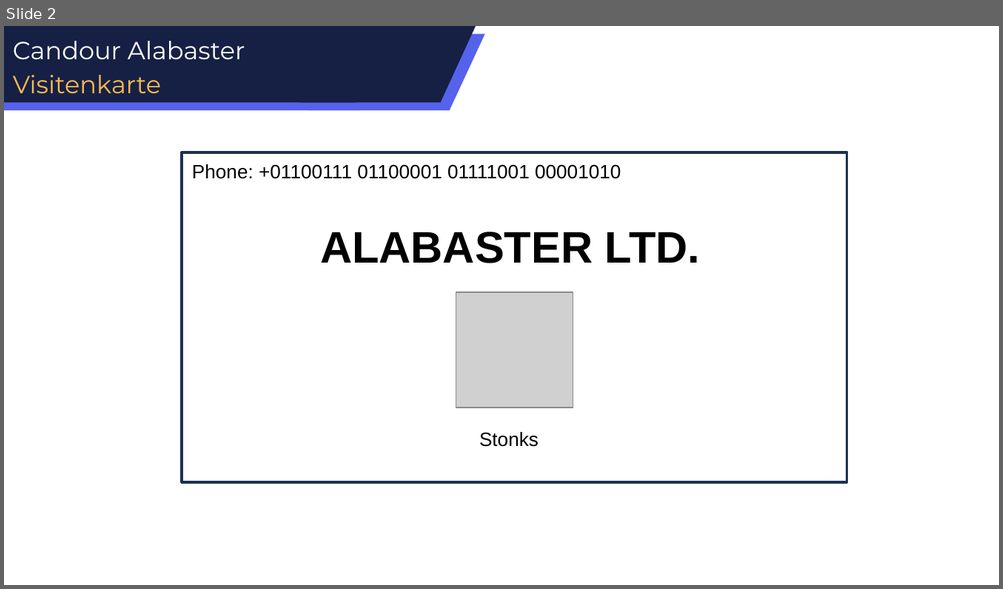
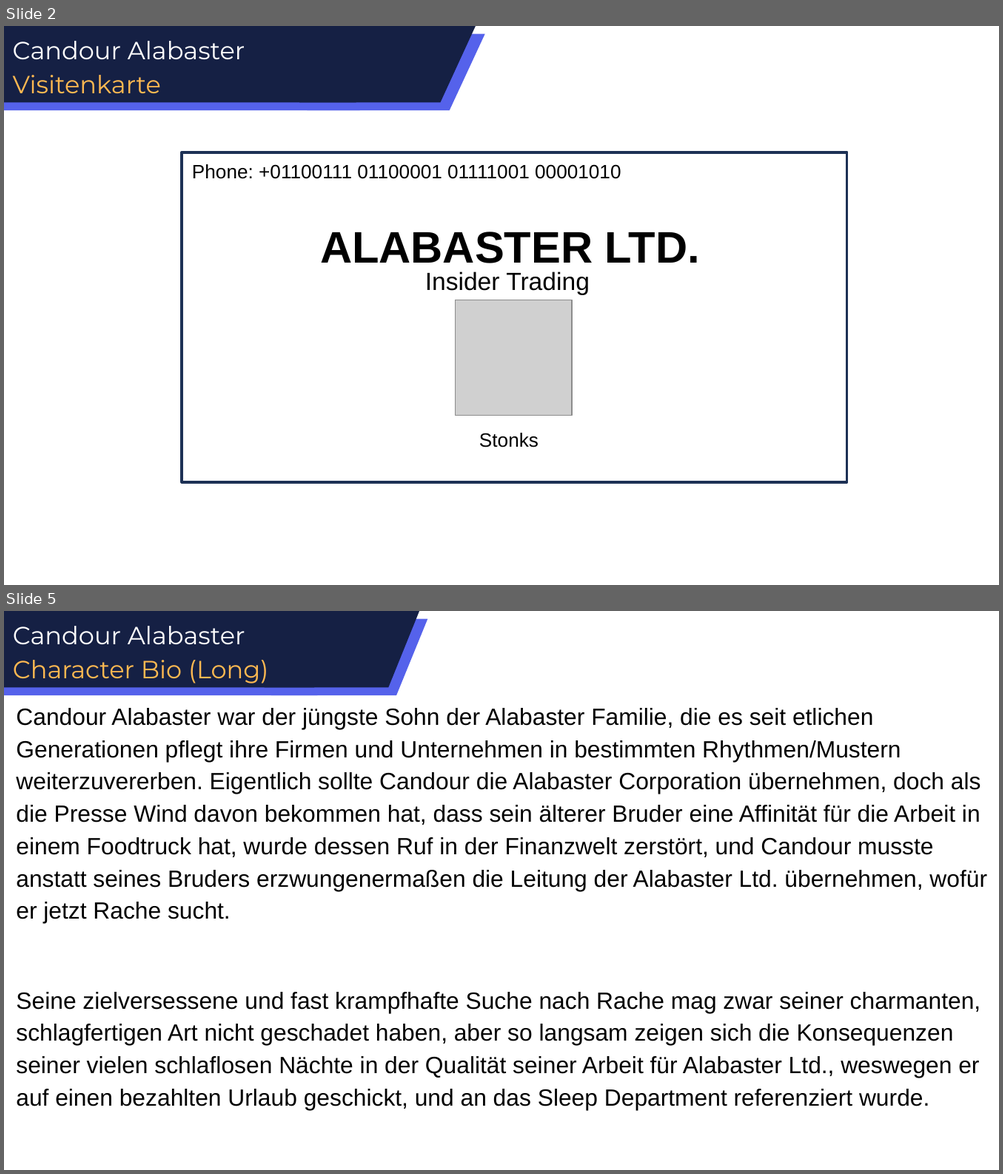
Before and after one commit to E1kari/Game-Jaaaam, a slide deck: Design Stuff/Narrativ/Kunden/2.1 Candour Alabaster.pptx. Shown one above the other, each under a label of ours: slide 2 before the commit, slides 2 and 5 after it; the slides between them are not shown. The pictures are 1003x589 and 1003x1174 pixels, drawn with LibreOffice and Linux fonts; fonts in the diff are those of the drawing; grey boxes stand for pictures. Boxes give left, top, right and bottom in pixels: in the first picture for what was removed or moved away, otherwise in the second. Text is boxed around its words. In the diff, an @@ line names an element or a change of style, - is before the commit and + after.

```diff
--- a/Design Stuff/Narrativ/Kunden/2.1 Candour Alabaster.pptx
+++ b/Design Stuff/Narrativ/Kunden/2.1 Candour Alabaster.pptx
@@ slide 5 added at box(4, 611, 999, 1170), background #FFFFFF @@
@@ text added at box(13, 626, 268, 684), 18 pt, text #FFB951 @@
+Candour Alabaster
+Character Bio (Long)
@@ group added at box(4, 611, 427, 695): 2 rectangles, 2 flow chart input outputs @@
@@ text added at box(16, 708, 987, 1111), 17 pt, text #000000 @@
+Candour Alabaster war der jüngste Sohn der Alabaster Familie, die es seit etlichen Generationen pflegt ihre Firmen und Unternehmen in bestimmten Rhythmen/Mustern weiterzuvererben. Eigentlich sollte Candour die Alabaster Corporation übernehmen, doch als die Presse Wind davon bekommen hat, dass sein älterer Bruder eine Affinität für die Arbeit in einem Foodtruck hat, wurde dessen Ruf in der Finanzwelt zerstört, und Candour musste anstatt seines Bruders erzwungenermaßen die Leitung der Alabaster Ltd. übernehmen, wofür er jetzt Rache sucht.
+Seine zielversessene und fast krampfhafte Suche nach Rache mag zwar seiner charmanten, schlagfertigen Art nicht geschadet haben, aber so langsam zeigen sich die Konsequenzen seiner vielen schlaflosen Nächte in der Qualität seiner Arbeit für Alabaster Ltd., weswegen er auf einen bezahlten Urlaub geschickt, und an das Sleep Department referenziert wurde.
@@ slide 2 changed as well @@
@@ rectangle at box(182, 153, 846, 483): outline #1E3256 2 pt to #1D3155 2 pt @@
@@ text added at box(425, 272, 589, 295), 18 pt, text #000000 @@
+Insider Trading
@@ picture: place and size @@
-picture at box(455, 292, 573, 408)
+picture at box(455, 301, 571, 416)
```
Also in this commit, not shown: 1 other slide changed, 2 other slides added, 6 slides removed, 7 other files.
